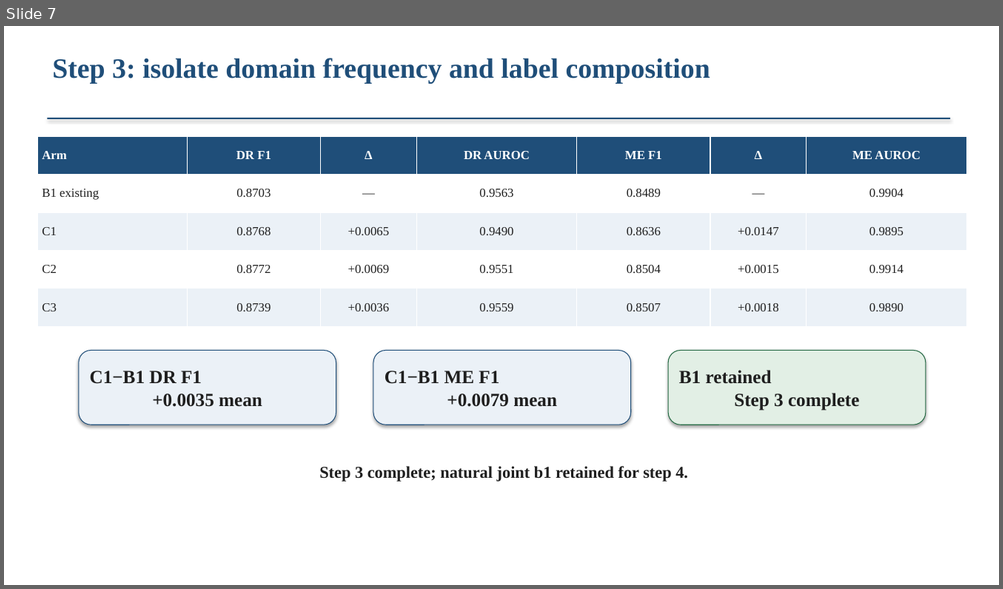
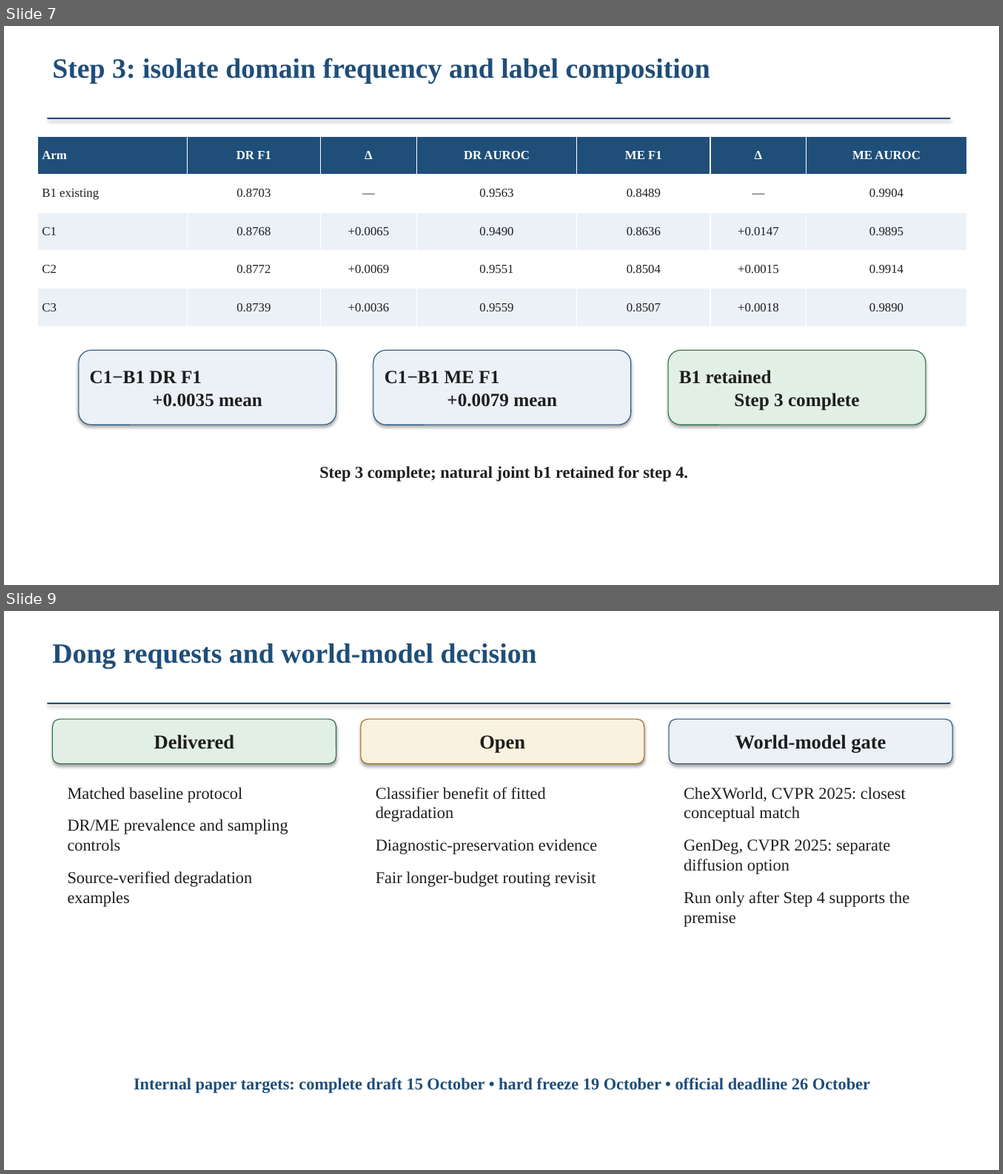
Before and after one commit to Sahith59/brset-convnextv2, a slide deck: research/codex/reports/BRSET_mBRSET_Research_Update.pptx. Shown one above the other, each under a label of ours: slide 7 before the commit, slides 7 and 9 after it; the slides between them are not shown. The pictures are 1003x589 and 1003x1174 pixels, drawn with LibreOffice and Linux fonts; fonts in the diff are those of the drawing. Boxes give left, top, right and bottom in pixels: in the first picture for what was removed or moved away, otherwise in the second. Text is boxed around its words. In the diff, an @@ line names an element or a change of style, - is before the commit and + after.

Commit message:
Launch audited Step 4 augmentation screen

```diff
--- a/research/codex/reports/BRSET_mBRSET_Research_Update.pptx
+++ b/research/codex/reports/BRSET_mBRSET_Research_Update.pptx
@@ slide 9 added at (4, 611, 999, 1170), background #FFFFFF @@
@@ text added at (52, 643, 537, 669), 27 pt, text #1F4E79, bold @@
+Dong requests and world-model decision
@@ rectangle added at (47, 703, 950, 704), fill #1F4E79 @@
@@ rounded rectangle added at (53, 719, 336, 764), fill #E2EFE5, outline #246943 0.75 pt, 19 pt, text #1E1E1E, bold @@
+Delivered
@@ rounded rectangle added at (361, 719, 644, 764), fill #FAF1DE, outline #9A6710 0.75 pt, 19 pt, text #1E1E1E, bold @@
+Open
@@ rounded rectangle added at (669, 719, 952, 764), fill #EBF1F7, outline #1F4E79 0.75 pt, 19 pt, text #1E1E1E, bold @@
+World-model gate
@@ text added at (68, 787, 288, 907), 16 pt, text #1E1E1E @@
+Matched baseline protocol
+DR/ME prevalence and sampling controls
+Source-verified degradation examples
@@ text added at (375, 787, 597, 887), 16 pt, text #1E1E1E @@
+Classifier benefit of fitted degradation
+Diagnostic-preservation evidence
+Fair longer-budget routing revisit
@@ text added at (683, 787, 909, 927), 16 pt, text #1E1E1E @@
+CheXWorld, CVPR 2025: closest conceptual match
+GenDeg, CVPR 2025: separate diffusion option
+Run only after Step 4 supports the premise
@@ text added at (134, 1078, 870, 1093), 16 pt, text #1F4E79, bold @@
+Internal paper targets: complete draft 15 October • hard freeze 19 October • official deadline 26 October
```
Also in this commit, not shown: 2 slides changed, 29 other files.
